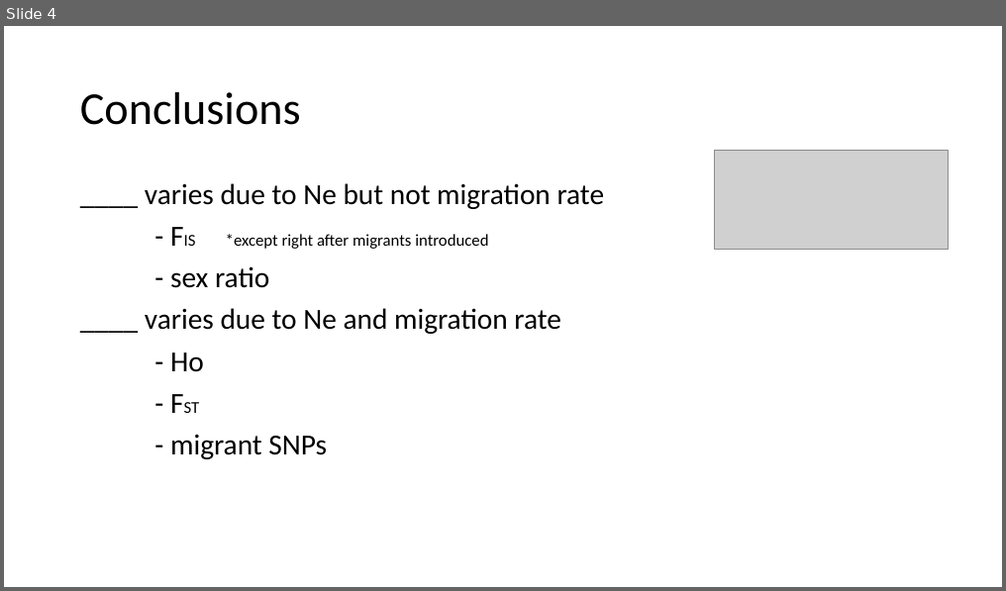
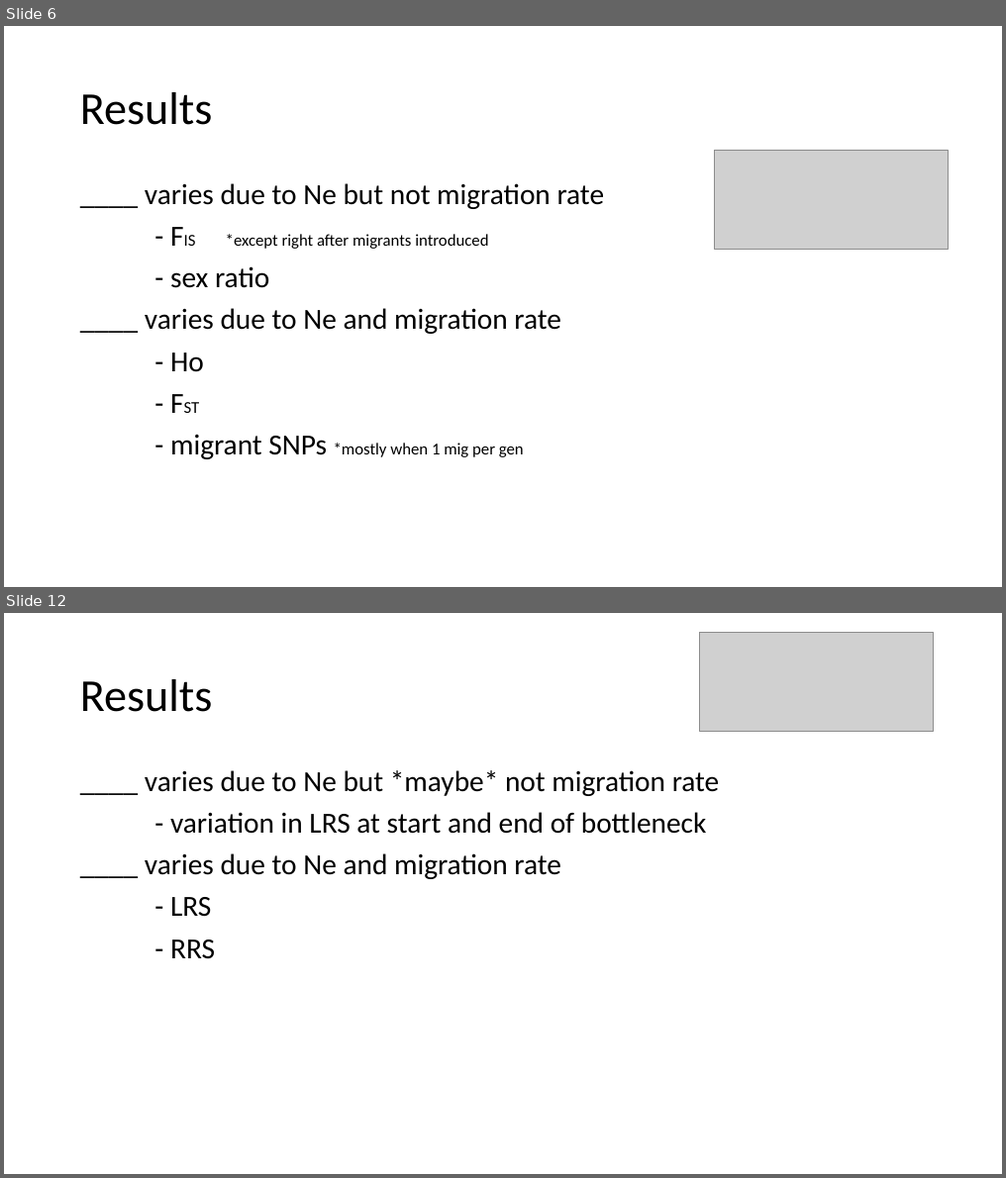
Before and after one commit to ginalamka/ComplexModel_ABM, a slide deck: Output_local/holding/figs/Figs_1.13.23.pptx. Shown one above the other, each under a label of ours: slide 4 before the commit, slides 6 and 12 after it; the slides between them are not shown. The pictures are 1006x591 and 1006x1178 pixels, drawn with LibreOffice and Linux fonts; fonts in the diff are those of the drawing; grey boxes stand for pictures. Boxes give left, top, right and bottom in pixels: in the first picture for what was removed or moved away, otherwise in the second. Text is boxed around its words. In the diff, an @@ line names an element or a change of style, - is before the commit and + after.

```diff
--- a/Output_local/holding/figs/Figs_1.13.23.pptx
+++ b/Output_local/holding/figs/Figs_1.13.23.pptx
@@ slide 12 added at [4, 613, 1002, 1174], background #FFFFFF @@
@@ picture added at [699, 632, 933, 731] @@
@@ title added at [80, 679, 213, 712], 44 pt, text #000000 @@
+Results
@@ text added at [145, 770, 720, 959], 28 pt, text #000000 @@
+____ varies due to Ne but *maybe* not migration rate
+- variation in LRS at start and end of bottleneck
+____ varies due to Ne and migration rate
+- LRS
+- RRS
@@ what was slide 4 is now slide 6 @@
@@ slide 6 changed as well @@
@@ title at [80, 92, 213, 125]: text changed @@
-Conclusions
+Results
@@ text at [170, 435, 524, 460]: text changed; size 28 to 16 pt @@
-- migrant SNPs
+- migrant SNPs *mostly when 1 mig per gen
```
Also in this commit, not shown: 20 other slides added, 7 slides removed, 1 other file.
